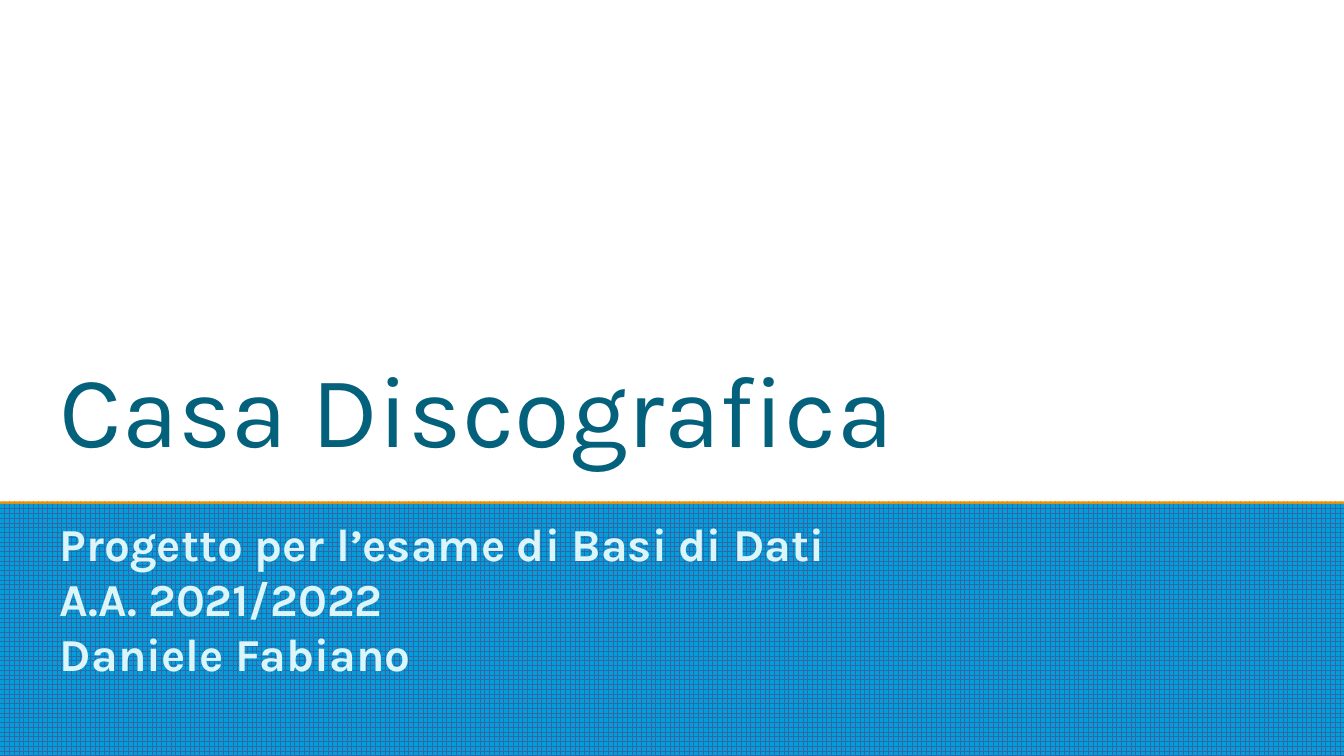
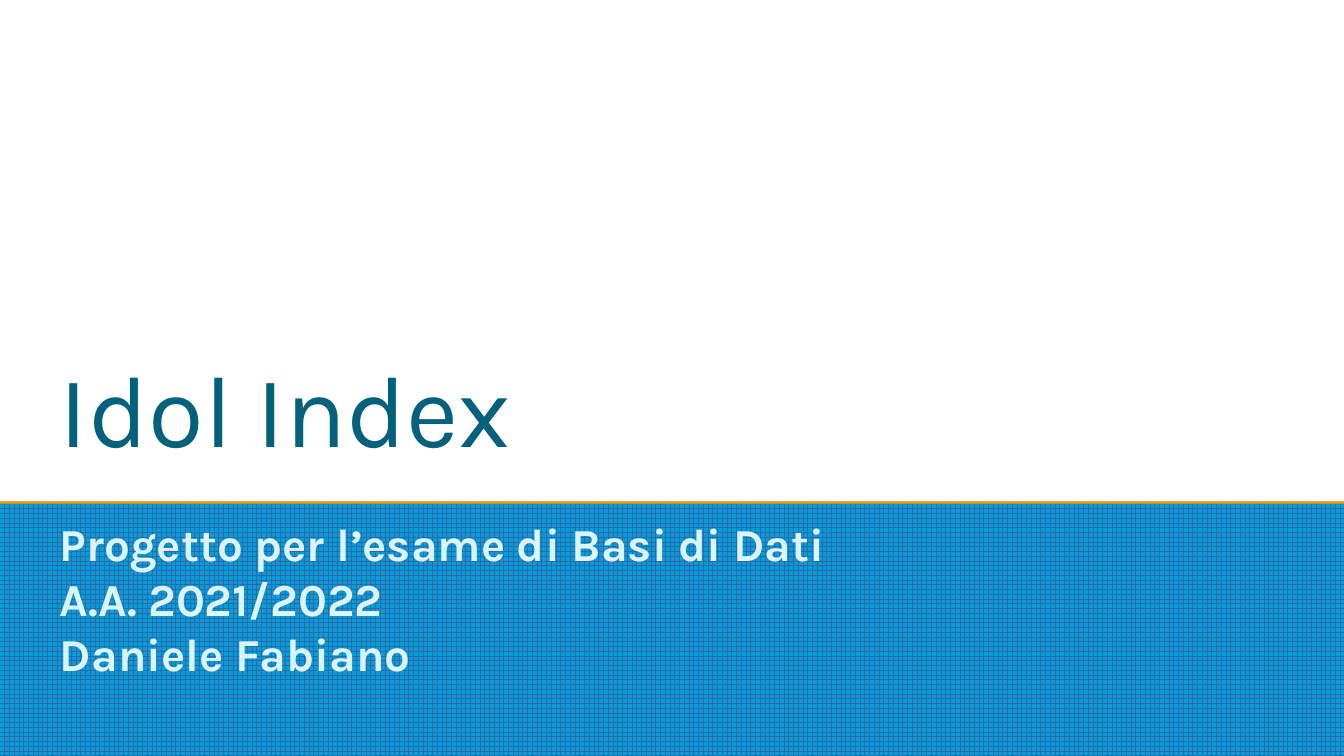
Before and after one commit to Tensa53/IdolIndex, a slide deck: slide 1 of docs/progetto.odp. Drawn at 1344x756 pixels with LibreOffice and Linux fonts; fonts in the diff are those of the drawing. Boxes give left, top, right and bottom in pixels: in the first picture for what was removed or moved away, otherwise in the second. Text is boxed around its words. In the diff, an @@ line names an element or a change of style, - is before the commit and + after.

```diff
--- a/docs/progetto.odp
+++ b/docs/progetto.odp
@@ title at [60, 377, 511, 449]: text changed @@
-Casa Discografica
+Idol Index
```
Also in this commit, not shown: 1 other slide changed, 1 other file.
